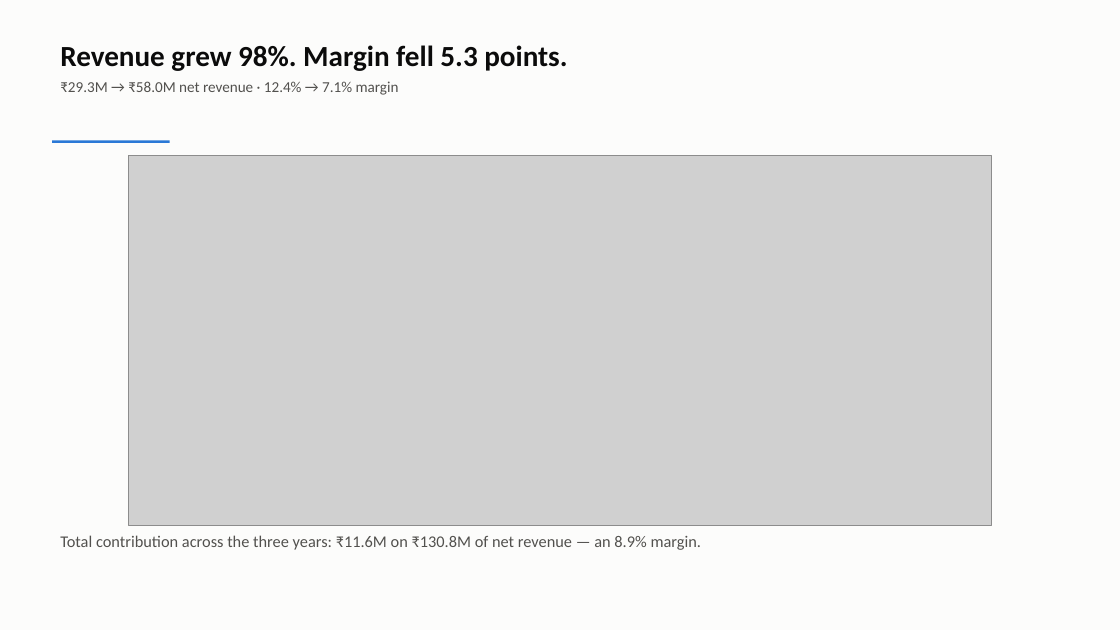
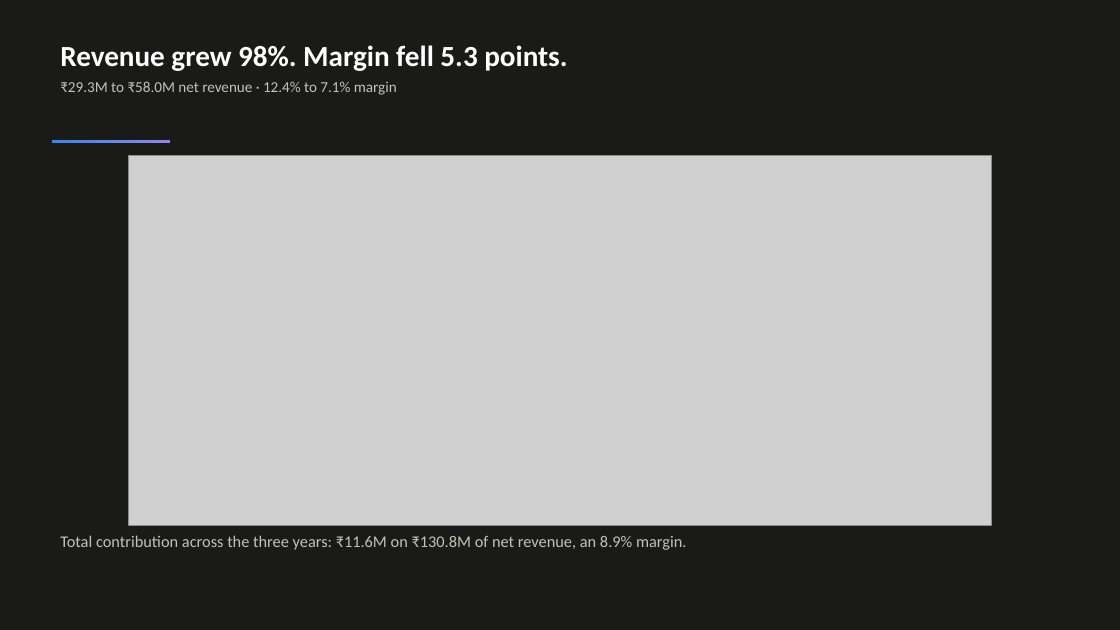
Before and after one commit to saint2706/AuroraCart-Case-Study, a slide deck: slide 3 of deliverables/AuroraCart_Executive_Story.pptx. Drawn at 1120x630 pixels with LibreOffice and Linux fonts; fonts in the diff are those of the drawing; grey boxes stand for pictures. Boxes give left, top, right and bottom in pixels: in the first picture for what was removed or moved away, otherwise in the second. Text is boxed around its words. In the diff, an @@ line names an element or a change of style, - is before the commit and + after.

```diff
--- a/deliverables/AuroraCart_Executive_Story.pptx
+++ b/deliverables/AuroraCart_Executive_Story.pptx
@@ background #FCFCFB to #1A1A19 @@
@@ text at [60,45,567,71]: text colour #0B0B0B to #FFFFFF in "Revenue grew 98%. Margin fell 5.3 points." @@
@@ text at [60,81,397,95]: text changed; text colour #52514E to #C3C2B7 @@
-₹29.3M → ₹58.0M net revenue · 12.4% → 7.1% margin
+₹29.3M to ₹58.0M net revenue · 12.4% to 7.1% margin
@@ rectangle at [52,140,170,143]: fill #2A78D6 to gradient #3987E5 to #9085E9 @@
@@ text at [60,535,687,550]: text changed; text colour #52514E to #C3C2B7 @@
-Total contribution across the three years: ₹11.6M on ₹130.8M of net revenue — an 8.9% margin.
+Total contribution across the three years: ₹11.6M on ₹130.8M of net revenue, an 8.9% margin.
```
Also in this commit, not shown: 16 other slides changed, 25 other files.
